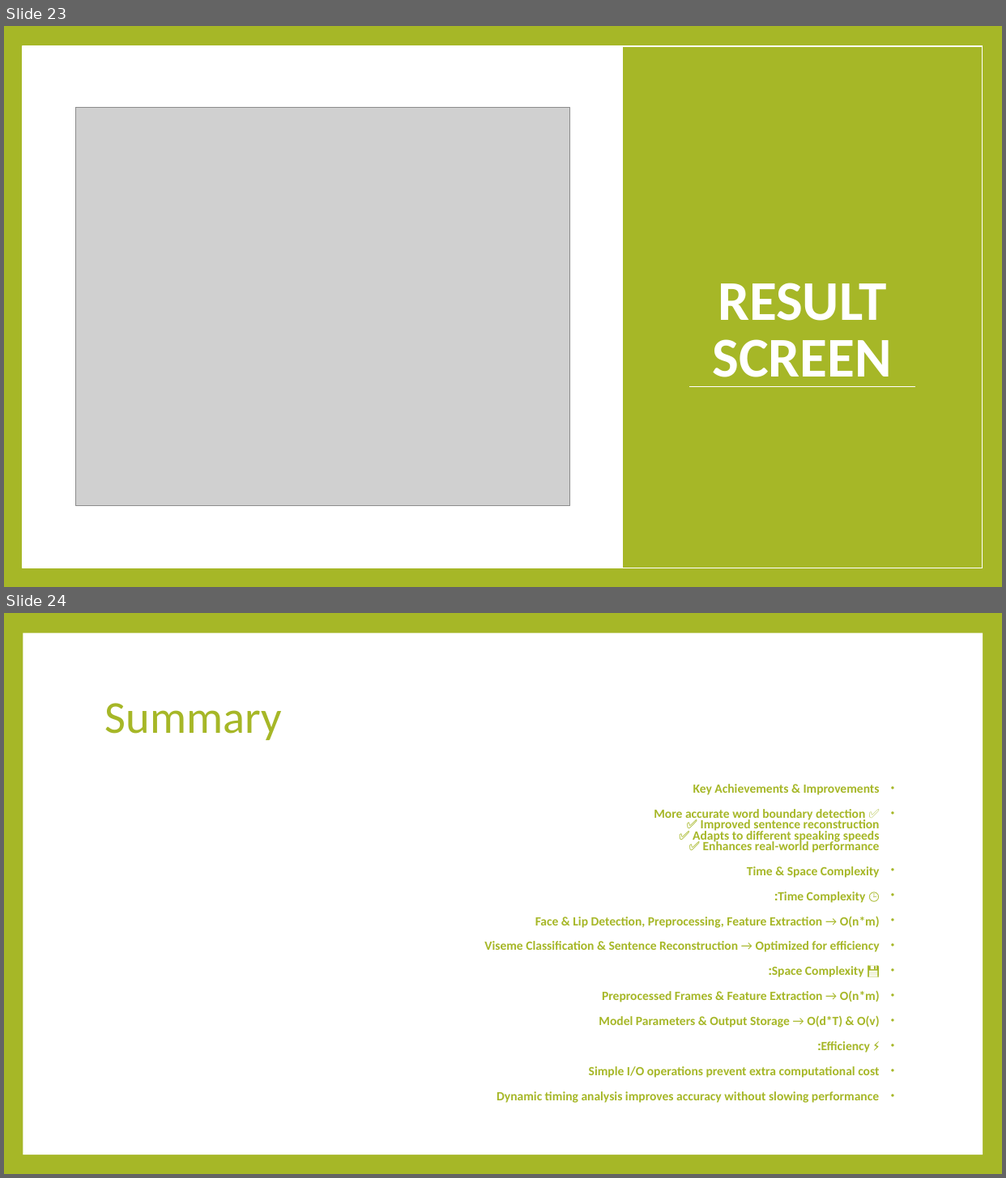
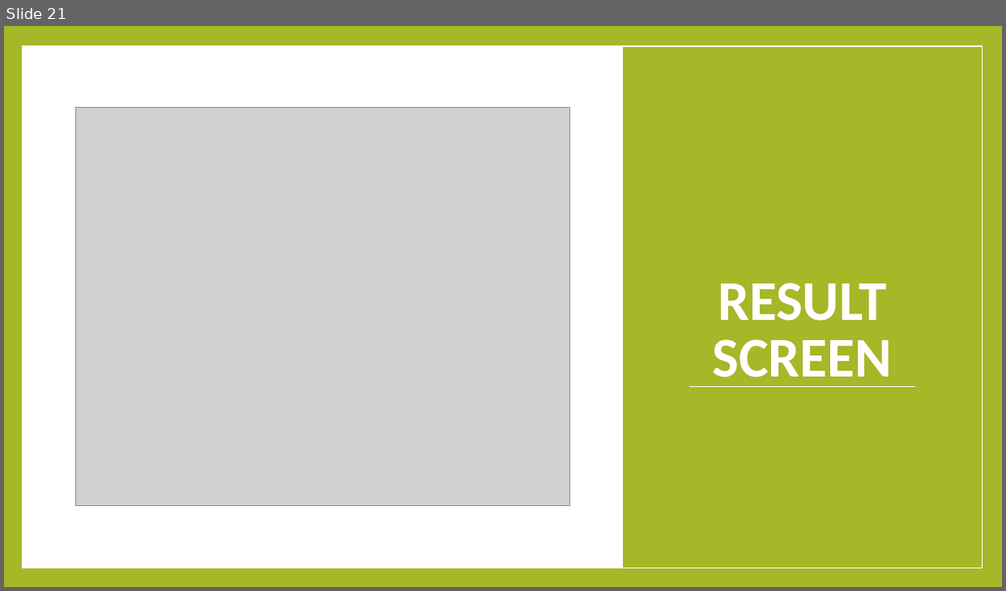
Before and after one commit to majdsalameh1211/VisoSpeak, a slide deck: Phase 1 Presentation.pptx. Shown one above the other, each under a label of ours: slides 23 and 24 before the commit, slide 21 after it. The pictures are 1006x1178 and 1006x591 pixels, drawn with LibreOffice and Linux fonts; fonts in the diff are those of the drawing; grey boxes stand for pictures. Boxes give left, top, right and bottom in pixels: in the first picture for what was removed or moved away, otherwise in the second. Text is boxed around its words. In the diff, an @@ line names an element or a change of style, - is before the commit and + after.

```diff
--- a/Phase 1 Presentation.pptx
+++ b/Phase 1 Presentation.pptx
@@ slide 24 removed at [4, 613, 1002, 1174], background #A6B727 @@
@@ rectangle removed at [23, 633, 982, 1155] @@
@@ title removed at [105, 703, 282, 740] @@
-Summary
@@ text removed at [484, 784, 880, 1103] @@
-• Key Achievements & Improvements
-• ✅ More accurate word boundary detection
-  ✅ Improved sentence reconstruction
-  ✅ Adapts to different speaking speeds
-  ✅ Enhances real-world performance
-• Time & Space Complexity
-• 🕒 Time Complexity:
-• Face & Lip Detection, Preprocessing, Feature Extraction → O(n*m)
-• Viseme Classification & Sentence Reconstruction → Optimized for efficiency
-• 💾 Space Complexity:
-• Preprocessed Frames & Feature Extraction → O(n*m)
-• Model Parameters & Output Storage → O(d*T) & O(v)
-• ⚡ Efficiency:
-• Simple I/O operations prevent extra computational cost
-• Dynamic timing analysis improves accuracy without slowing performance
@@ what was slide 23 is now slide 21 @@
```
Also in this commit, not shown: 20 other slides changed, 2 slides added, 4 other slides removed.
